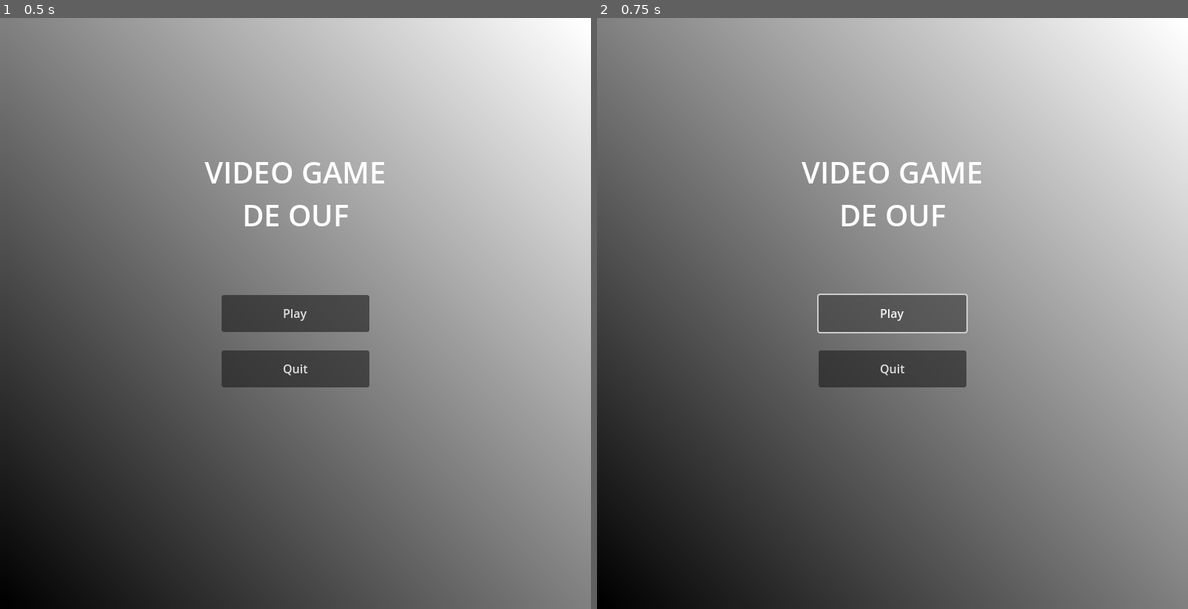
Above: before the commit, frames 1-2 (left to right).
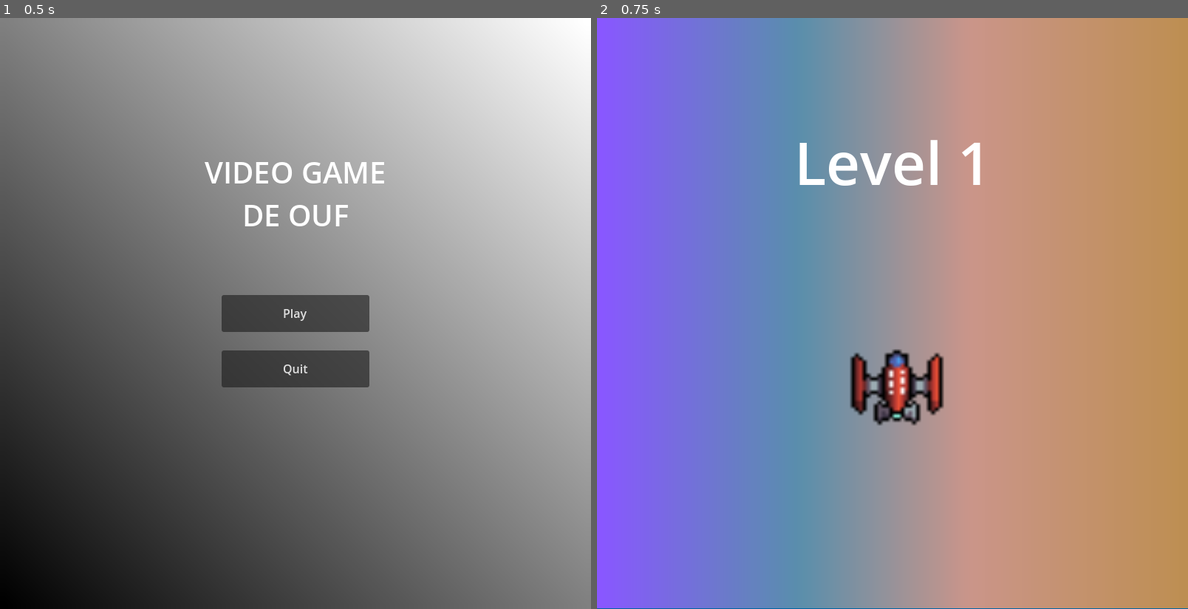
Above: after the commit, the same moments.

Repository: ChevalMonsieur/sae_projet_innov
Game: Godot game, scene res://scenes/main_menu.tscn
The game is run twice, just before and just after one commit, with the same random seed, the same clock (stepped at 60 frames per second) and the same inputs.
Inputs:
- Up to frame 1 (0.5 s): no input
- Up to frame 2 (0.75 s): click "Play" at 0.5 s

Frame 1 is identical in both runs. In frame 2, 97% of the frame differs, in the area x 0-100%, y 0-100%.
Error before the commit: Parse Error: Function "_process" has the same name as a previously declared function. (res://scripts/game_manager.gd:67)

Commit message:
fin du merge US2

Diff:
--- a/projet_godot/scenes/actual_game.tscn
+++ b/projet_godot/scenes/actual_game.tscn
@@ -25,6 +25,12 @@
 [sub_resource type="SegmentShape2D" id="SegmentShape2D_557kd"]
 a = Vector2(0, 800)
 b = Vector2(800, 800)
+
+[sub_resource type="StyleBoxFlat" id="StyleBoxFlat_tdhhv"]
+bg_color = Color(0, 0, 0, 1)
+
+[sub_resource type="StyleBoxFlat" id="StyleBoxFlat_ft56e"]
+bg_color = Color(1, 0, 0, 1)
 
 [sub_resource type="FontFile" id="FontFile_1biq4"]
 cache/0/16/0/ascent = 0.0
@@ -52,9 +58,6 @@
 
 [node name="game_manager_setup" type="Node" parent="."]
 script = ExtResource("2_k0wto")
-
-[node name="game_manager_setup" type="Node" parent="."]
-script = ExtResource("2_qlvaf")
 
 [node name="bullets" type="Node" parent="."]
 
@@ -90,49 +93,8 @@
 offset_bottom = 40.0
 script = ExtResource("5_eor4a")
 heart_container = NodePath("heart_container")
-heart_scene = ExtResource("6_6vr0k")
+heart_scene = ExtResource("5_jrg31")
 boss_health_bar = NodePath("../boss/bossLifeBar")
-death_container = NodePath("death_container")
-skull_scene = ExtResource("7_0qywr")
-death_count_label = NodePath("death_count")
-
-[node name="heart_container" type="HBoxContainer" parent="ui"]
-layout_mode = 1
-anchors_preset = 15
-anchor_right = 1.0
-anchor_bottom = 1.0
-grow_horizontal = 2
-grow_vertical = 2
-
-[node name="AnimatedSprite2D" parent="ui/heart_container" instance=ExtResource("6_6vr0k")]
-
-[node name="death_count" type="Label" parent="ui"]
-layout_mode = 2
-offset_left = 677.0
-offset_top = 20.0
-offset_right = 718.0
-offset_bottom = 43.0
-text = "BLEH"
-
-[node name="death_container" type="HBoxContainer" parent="ui"]
-layout_mode = 2
-offset_bottom = 40.0
-
-[node name="player" parent="." instance=ExtResource("2_5lm4u")]
-position = Vector2(200, 400)
-base_position = Vector2(200, 400)
-cooldown_bullet = null
-max_shield = null
-death_count = null
-
-[node name="ui" type="Control" parent="." node_paths=PackedStringArray("heart_container", "death_container", "death_count_label")]
-layout_mode = 3
-anchors_preset = 0
-offset_right = 40.0
-offset_bottom = 40.0
-script = ExtResource("5_eor4a")
-heart_container = NodePath("heart_container")
-heart_scene = ExtResource("5_jrg31")
 death_container = NodePath("death_container")
 skull_scene = ExtResource("6_uniid")
 death_count_label = NodePath("death_count")
@@ -157,7 +119,14 @@
 layout_mode = 2
 offset_bottom = 40.0
 
-[node name="boss" parent="." instance=ExtResource("3_i0hx4")]
+[node name="player" parent="." instance=ExtResource("2_5lm4u")]
+position = Vector2(200, 400)
+base_position = Vector2(200, 400)
+cooldown_bullet = null
+max_shield = null
+death_count = null
+
+[node name="boss" parent="." instance=ExtResource("3_8sxf3")]
 position = Vector2(498, 411)
 
 [node name="bossLifeBar" type="ProgressBar" parent="boss"]
@@ -165,8 +134,8 @@
 offset_top = -68.0
 offset_right = 91.0
 offset_bottom = -56.0
-theme_override_styles/background = SubResource("StyleBoxFlat_7yx51")
-theme_override_styles/fill = SubResource("StyleBoxFlat_20kso")
+theme_override_styles/background = SubResource("StyleBoxFlat_tdhhv")
+theme_override_styles/fill = SubResource("StyleBoxFlat_ft56e")
 max_value = 5.0
 value = 5.0
 show_percentage = false
@@ -193,6 +162,3 @@
 autowrap_mode = 3
 
 [node name="Next_round" parent="." instance=ExtResource("6_xlbb8")]
-
-[node name="Node2D" parent="." instance=ExtResource("6_uniid")]
-position = Vector2(1245, 13)
--- a/projet_godot/scripts/boss.gd
+++ b/projet_godot/scripts/boss.gd
@@ -38,6 +38,13 @@
 			GameManager.instance.new_round()
 			GameManager.current_state = GameManager.STATE.IN_GAME
 
+func _on_animation_finished():
+	print("Animation finished:", sprite.animation)
+	print("Current state:", GameManager.current_state)
+	if GameManager.current_state == GameManager.STATE.DEATH_AI_ANIM:
+		print("Starting new round")
+		GameManager.instance.new_round()
+
 
 func check_movement() -> void:
 	velocity = Vector2.ZERO
@@ -51,7 +58,6 @@
 	move_and_slide()
 
 func check_rotation() -> void:
-	var player_position = GameManager.instance.player.global_position
 	var player_position = GameManager.instance.player.global_position
 	var direction = player_position - global_position
 	rotation = direction.angle() + PI/2
@@ -67,8 +73,6 @@
 		print(self)
 		bullet.creator = self
 		bullet.position = position
-		bullet.direction = (GameManager.instance.player.global_position - position).normalized()
-		GameManager.instance.bullets.add_child(bullet)
 		bullet.direction = (GameManager.instance.player.global_position - position).normalized()
 		GameManager.instance.bullets.add_child(bullet)
 
--- a/projet_godot/scripts/game_manager.gd
+++ b/projet_godot/scripts/game_manager.gd
@@ -64,14 +64,6 @@
 	print("start countdown")
 	$countdown.start_countdown()
 
-func _process(_delta: float) -> void:
-	if Input.is_action_just_pressed("pause"):
-		if current_state != STATE.PAUSE:
-			state_before_pause = current_state
-			current_state = STATE.PAUSE
-		else:
-			current_state = state_before_pause
-
 func show_game_over():
 	var boss_health = boss.shield
 	var boss_max_health = boss.max_shield
Not shown: 1 places in projet_godot/scenes/actual_game.tscn that only renumber resources
Not shown: 1 places in projet_godot/scenes/prefabs/skull.tscn that only renumber resources
Not shown, changed: projet_godot/sprites/Skull&Bones - FrodoUndead.png.import
